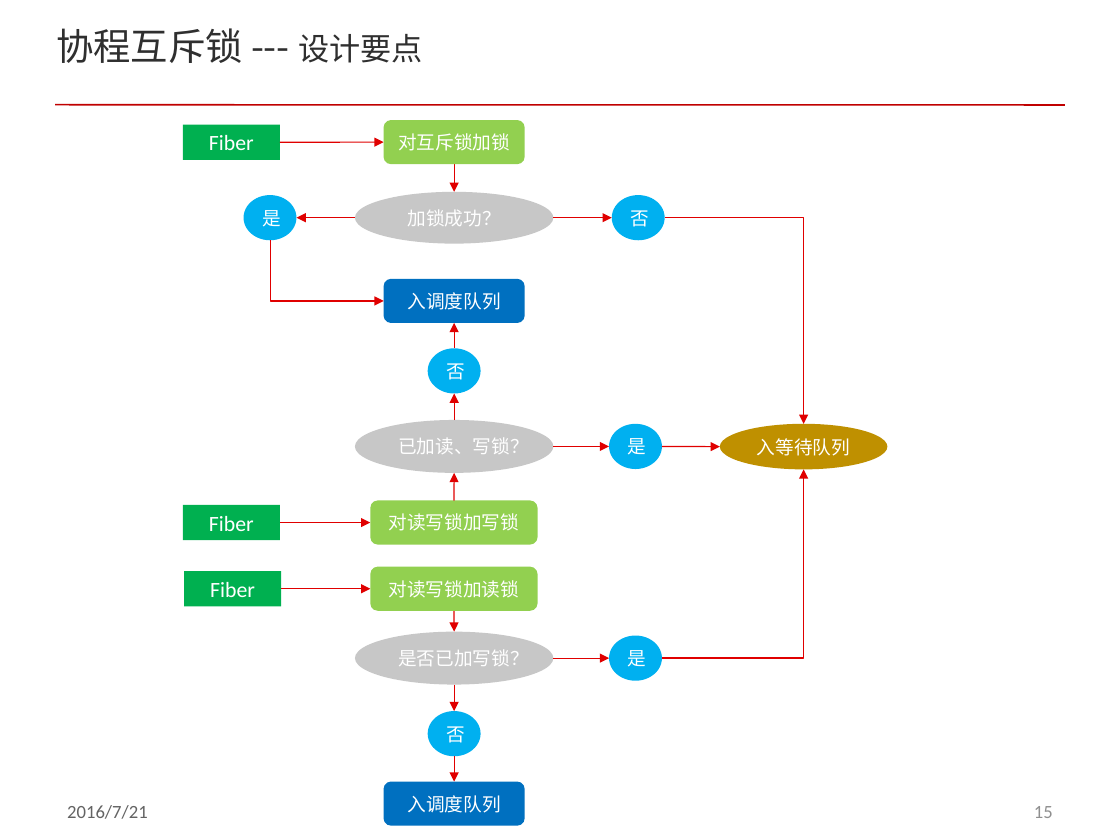
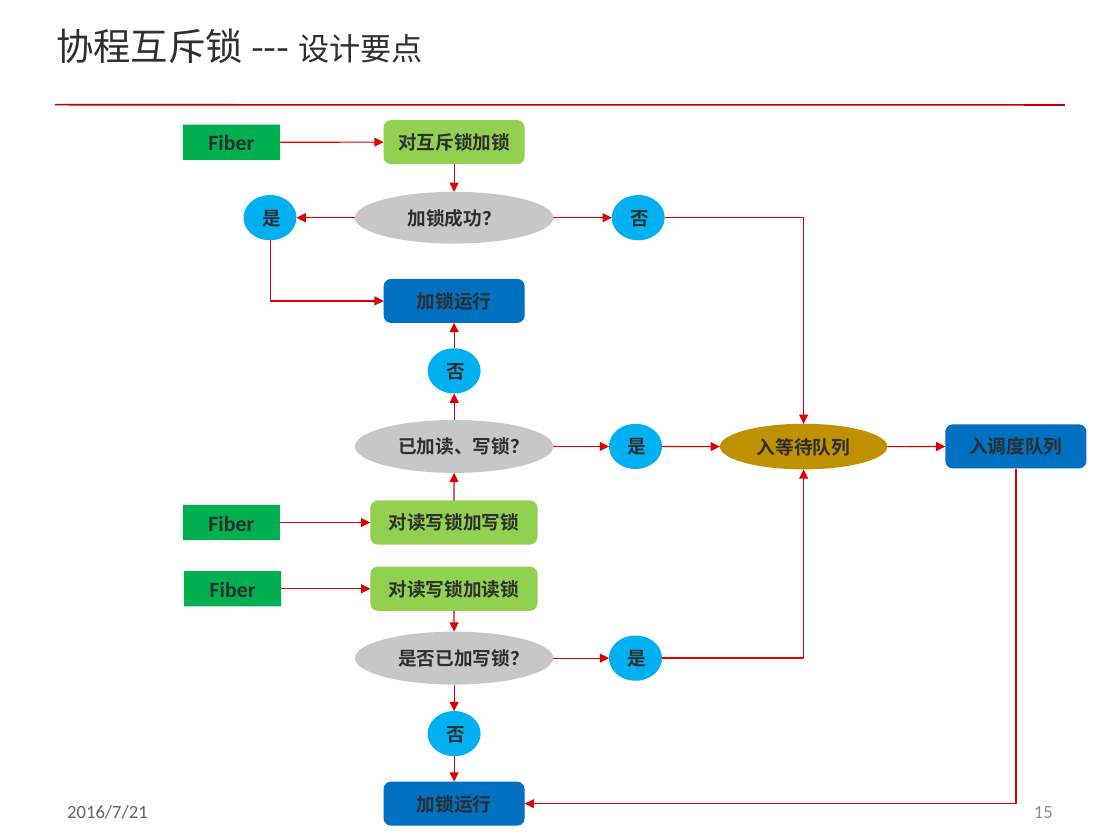
Before and after one commit to ddxflqm/acl, a slide deck: slide 15 of doc/acl_fiber.pptx. Drawn at 1120x840 pixels with LibreOffice and Linux fonts; fonts in the diff are those of the drawing; background and template pictures are left out. Boxes give left, top, right and bottom in pixels: in the first picture for what was removed or moved away, otherwise in the second. Text is boxed around its words. In the diff, an @@ line names an element or a change of style, - is before the commit and + after.

```diff
--- a/doc/acl_fiber.pptx
+++ b/doc/acl_fiber.pptx
@@ text colour #FFFFFF to #2F2F2F, bold on in 16 elements at (183, 124, 280, 159), (184, 571, 281, 606), (355, 632, 553, 684), (720, 423, 888, 469), (428, 711, 480, 756), (609, 635, 662, 680), (371, 567, 538, 610), (371, 501, 538, 544), (355, 420, 553, 473), (428, 348, 480, 393), (183, 505, 280, 540), (609, 423, 662, 468), (384, 120, 525, 164), (355, 192, 553, 243), (243, 195, 296, 240), (612, 195, 664, 240) @@
@@ text in rounded rectangle at (417, 292, 492, 310): text changed; text colour #FFFFFF to #2F2F2F; bold on @@
-入调度队列
+加锁运行
@@ arrow added from (887, 447) to (945, 447), #E10000 0.75 pt @@
@@ rounded rectangle added at (945, 424, 1086, 468), fill #0070C0, 12 pt, text #2F2F2F, bold @@
+入调度队列
@@ elbow arrow added from (1016, 468) to (525, 804), #E10000 0.75 pt @@
@@ text in rounded rectangle at (417, 795, 492, 813): text changed; text colour #FFFFFF to #2F2F2F; bold on @@
-入调度队列
+加锁运行
```
Also in this commit, not shown: 9 other slides changed, 1 slide added.
